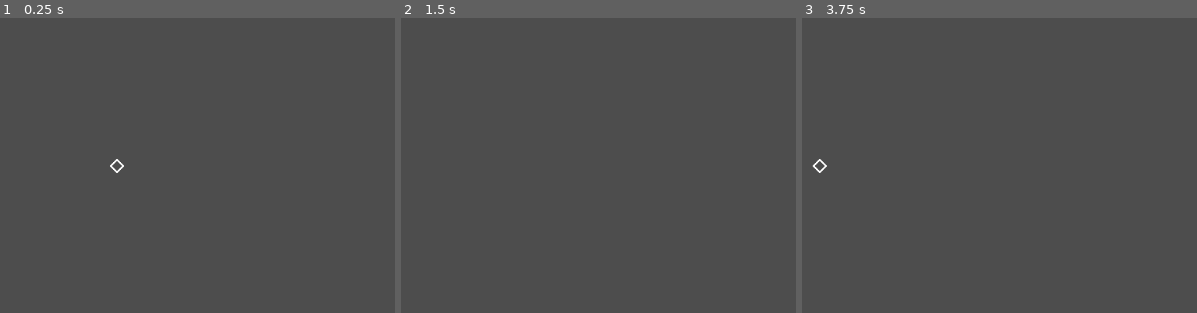
Above: before the commit, frames 1-3 (left to right).
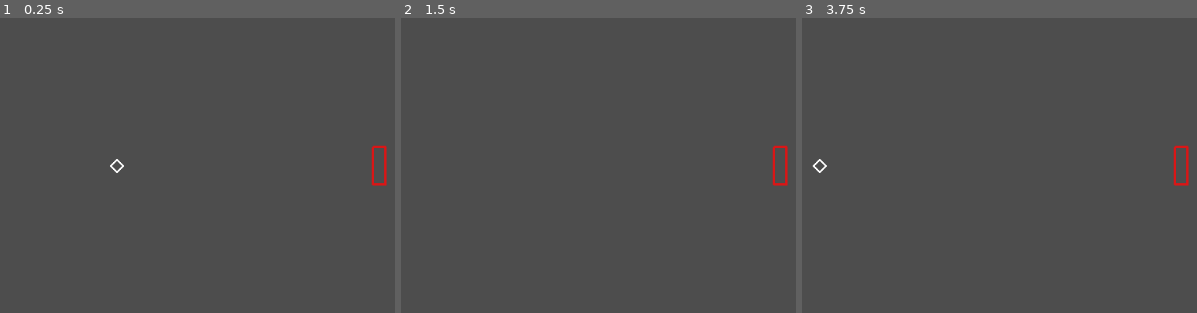
Above: after the commit, the same moments.

Repository: RoiCas/pomg69
Game: Godot game, scene res://managers/game_manager/game_manager.tscn
Two runs of this game, one before a commit and one after it. Both use one fixed random seed, a clock stepped at 60 frames per second and the inputs below.
Inputs:
- Up to frame 1 (0.25 s): no input
- Up to frame 2 (1.5 s): tap Enter (ui_accept) at 0.5, 0.77, 1.25 s; tap S (Y_NEG) at 0.6 s; tap W (Y_POS) at 1.35 s
- Up to frame 3 (3.75 s): tap Enter (ui_accept) at 1.52, 2, 2.75, 3.02, 3.5 s; tap S (Y_NEG) at 2.1, 3.6 s; tap W (Y_POS) at 2.85 s
The pictures show only the part of the screen within x 35-85%, y 25-75%; the shares and areas given below are measured in that part.

The runs differ from the first frame. In frame 1, 0.3% of the frame differs, in the area x 93-98%, y 43-57%; in frame 2, 0.3%; in frame 3, 0.3%.

Commit message:
Añadir enemigo

Diff:
--- /dev/null
+++ b/actors/enemy/enemy.gd
@@ -0,0 +1,20 @@
+class_name Enemy
+extends Paddle
+
+var _target_ball : Ball = null
+
+
+func _physics_process(delta: float) -> void:
+  chase_ball(delta)
+
+
+func set_target_ball(new_ball: Ball) -> void:
+  _target_ball = new_ball
+
+
+func chase_ball(delta: float) -> void:
+  assert(_target_ball != null, "Missing target ball")
+
+  var mov_dir : int = int(signf(_target_ball.global_position.y - global_position.y))
+
+  move_paddle(mov_dir, delta)
--- /dev/null
+++ b/actors/enemy/enemy.tscn
@@ -0,0 +1,24 @@
+[gd_scene load_steps=4 format=3 uid="uid://bww8pnsxl7ov8"]
+
+[ext_resource type="PackedScene" uid="uid://x0wirgej2lx8" path="res://actors/paddle/paddle.tscn" id="1_jqx28"]
+[ext_resource type="Script" uid="uid://ciramd0y7ffuv" path="res://actors/enemy/enemy.gd" id="2_r6xaq"]
+
+[sub_resource type="RectangleShape2D" id="RectangleShape2D_r6xaq"]
+size = Vector2(16, 64)
+
+[node name="Enemy" instance=ExtResource("1_jqx28")]
+script = ExtResource("2_r6xaq")
+
+[node name="Line2D" type="Line2D" parent="." index="0"]
+points = PackedVector2Array(-8, -24, 8, -24, 8, 24, -8, 24)
+closed = true
+width = 3.0
+default_color = Color(0.858824, 0.0862745, 0.0862745, 1)
+joint_mode = 2
+
+[node name="CollShape" parent="." index="1"]
+shape = SubResource("RectangleShape2D_r6xaq")
+debug_color = Color(0.0392157, 0.0392157, 0.0392157, 0)
+
+[node name="PaddleCollider" parent="." index="2"]
+_rect_size = Vector2i(16, 52)
--- a/actors/paddle/paddle.gd
+++ b/actors/paddle/paddle.gd
@@ -7,7 +7,7 @@
 @export_category("VARS")
 ##UNIDADES / SEG
 @export_range(1.0, 20.0, 0.1, "or_greater", "suffix:U/S") var _speed : float = 13.5
-
+@export_range(0.01, 1.0, 0.01, "or_greater", "suffix:secs") var _accel_secs : float = 0.12
 
 @onready var _init_pos : Vector2 = self.global_position
 
@@ -18,8 +18,8 @@
   GameManager.game_manager.round_start.connect(on_round_start)
 
 
-func move_paddle(move_dir: int, accel_secs: float, delta: float) -> void:
-  velocity.y += (((move_dir * _speed * Common.UNIT_SIZE) - velocity.y) / accel_secs) * delta
+func move_paddle(move_dir: int, delta: float) -> void:
+  velocity.y += (((move_dir * _speed * Common.UNIT_SIZE) - velocity.y) / _accel_secs) * delta
   var collision : KinematicCollision2D = move_and_collide(velocity * delta)
   if(collision != null):
     reset_velocity()
--- a/actors/player/player.gd
+++ b/actors/player/player.gd
@@ -8,4 +8,4 @@
 func _physics_process(delta: float) -> void:
   var move_dir : int = int(signf(Input.get_axis(&"Y_POS", &"Y_NEG")))
 
-  move_paddle(move_dir, _ACCEL_SECS, delta)
+  move_paddle(move_dir, delta)
--- a/managers/game_manager/game_manager.gd
+++ b/managers/game_manager/game_manager.gd
@@ -11,6 +11,8 @@
 
 @export_category("REQUIRED")
 @export var _game_area : Area2D = null
+@export var _ball : Ball = null
+@export var _enemy : Enemy = null
 
 
 func _init() -> void:
@@ -18,7 +20,13 @@
 
 
 func _ready() -> void:
+  start_game()
+
+
+func start_game() -> void:
   _game_area.body_exited.connect(on_ball_exited)
+
+  _enemy.set_target_ball(_ball)
 
 
 func on_ball_exited(exited_ball: Ball) -> void:
--- a/managers/game_manager/game_manager.tscn
+++ b/managers/game_manager/game_manager.tscn
@@ -1,16 +1,19 @@
-[gd_scene load_steps=6 format=3 uid="uid://bhxs207u1q1q6"]
+[gd_scene load_steps=7 format=3 uid="uid://bhxs207u1q1q6"]
 
 [ext_resource type="Script" uid="uid://b2g1ucsuey8ld" path="res://managers/game_manager/game_manager.gd" id="1_lh1k3"]
 [ext_resource type="PackedScene" uid="uid://ccocan3mdcvgc" path="res://actors/player/player.tscn" id="2_dmudu"]
 [ext_resource type="PackedScene" uid="uid://dbfvsn5y6752t" path="res://actors/ball/ball.tscn" id="3_f7s5u"]
 [ext_resource type="PackedScene" uid="uid://d3k2n7a4xgrtu" path="res://scenery/wall/wall.tscn" id="3_xl6yf"]
+[ext_resource type="PackedScene" uid="uid://bww8pnsxl7ov8" path="res://actors/enemy/enemy.tscn" id="4_1nr2e"]
 
 [sub_resource type="RectangleShape2D" id="RectangleShape2D_f7s5u"]
 size = Vector2(1056, 800)
 
-[node name="GameManager" type="Node" node_paths=PackedStringArray("_game_area")]
+[node name="GameManager" type="Node" node_paths=PackedStringArray("_game_area", "_ball", "_enemy")]
 script = ExtResource("1_lh1k3")
 _game_area = NodePath("GameArea")
+_ball = NodePath("Actors/Ball")
+_enemy = NodePath("Actors/Enemy")
 
 [node name="Camera2D" type="Camera2D" parent="."]
 
@@ -32,6 +35,9 @@
 
 [node name="Ball" parent="Actors" instance=ExtResource("3_f7s5u")]
 
+[node name="Enemy" parent="Actors" instance=ExtResource("4_1nr2e")]
+position = Vector2(336, 0)
+
 [node name="Walls" type="Node" parent="."]
 
 [node name="Wall" parent="Walls" instance=ExtResource("3_xl6yf")]
Not shown, added: actors/enemy/enemy.gd.uid
